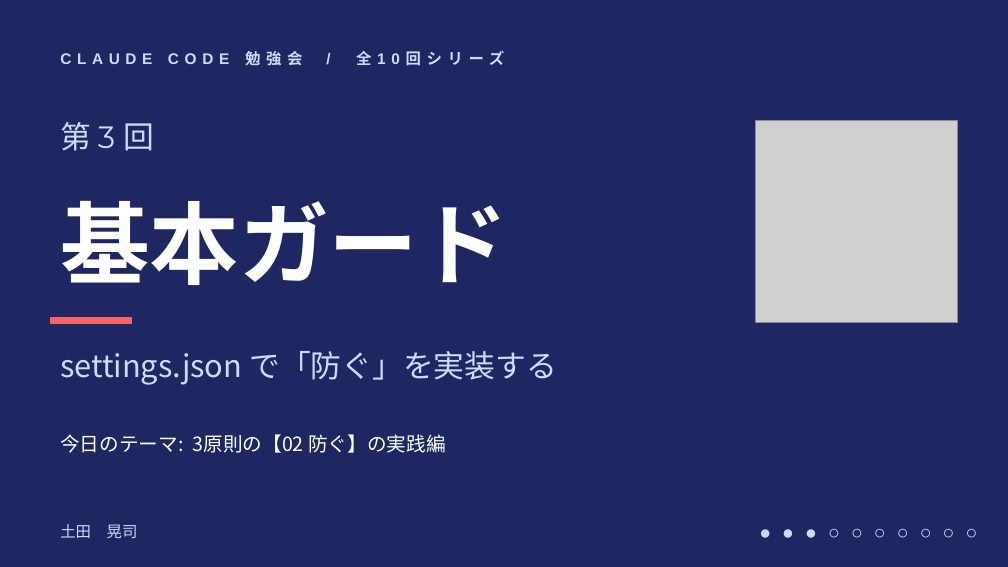
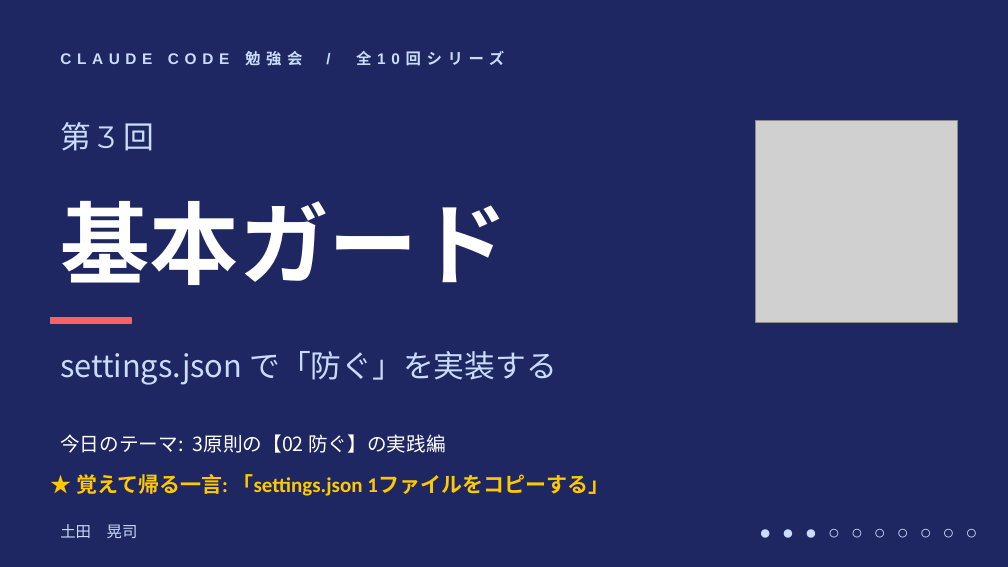
Before and after one commit to ktsuchida11/ClaudeWorkshop, a slide deck: slide 1 of session3/session3_full.pptx. Drawn at 1008x567 pixels with LibreOffice and Linux fonts; fonts in the diff are those of the drawing; grey boxes stand for pictures. Boxes give left, top, right and bottom in pixels: in the first picture for what was removed or moved away, otherwise in the second. Text is boxed around its words. In the diff, an @@ line names an element or a change of style, - is before the commit and + after.

```diff
--- a/session3/session3_full.pptx
+++ b/session3/session3_full.pptx
@@ text added at bbox=[76, 474, 609, 496], 15 pt, text #FFC800, bold @@
+★ 覚えて帰る一言: 「settings.json 1ファイルをコピーする」
```
Also in this commit, not shown: 3 other slides changed, 1 slide added, 1 slide removed, 2 other files.
